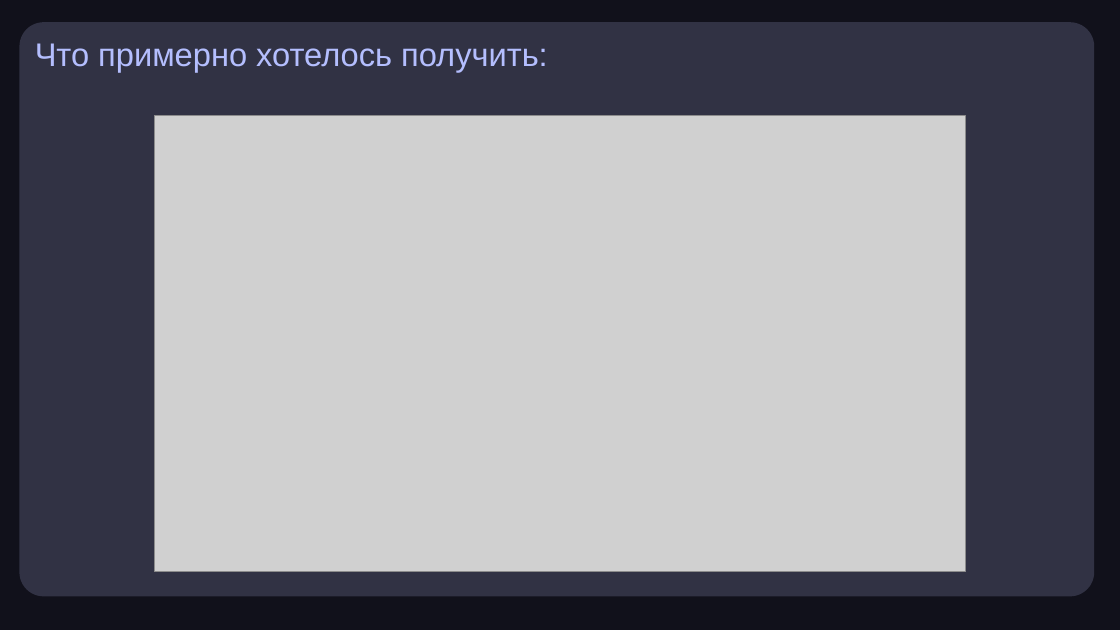
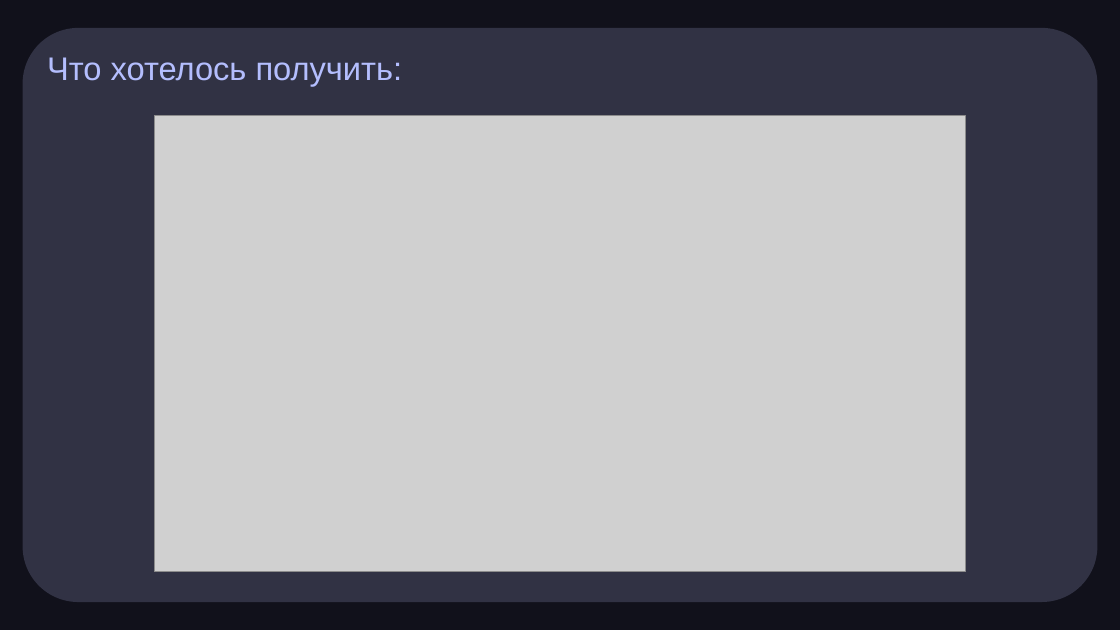
Before and after one commit to zkp3/B_and_CG, a slide deck: slide 3 of Preza.pptx. Drawn at 1120x630 pixels with LibreOffice and Linux fonts; fonts in the diff are those of the drawing; grey boxes stand for pictures. Boxes give left, top, right and bottom in pixels: in the first picture for what was removed or moved away, otherwise in the second. Text is boxed around its words. In the diff, an @@ line names an element or a change of style, - is before the commit and + after.

```diff
--- a/Preza.pptx
+++ b/Preza.pptx
@@ rounded rectangle "Что хотелось получить:": place and size @@
-rounded rectangle "Что хотелось получить:" at [19, 22, 1095, 597]
+rounded rectangle "Что хотелось получить:" at [23, 28, 1098, 602]
@@ rounded rectangle "Что хотелось получить:" at [23, 28, 1098, 602]: proportions changed @@
@@ text in rounded rectangle at [47, 57, 403, 86]: text changed @@
-Что примерно хотелось получить:
+Что хотелось получить:
```
Also in this commit, not shown: 2 other slides changed, 4 slides added, 4 other files.
